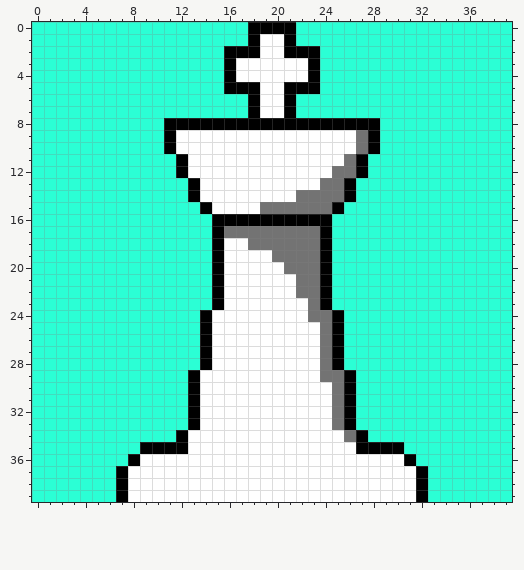
Pixel-art file, stored at assets/king.ase. The picture above was drawn from the file before the commit.
40x40 pixels, 1 frame.
After:
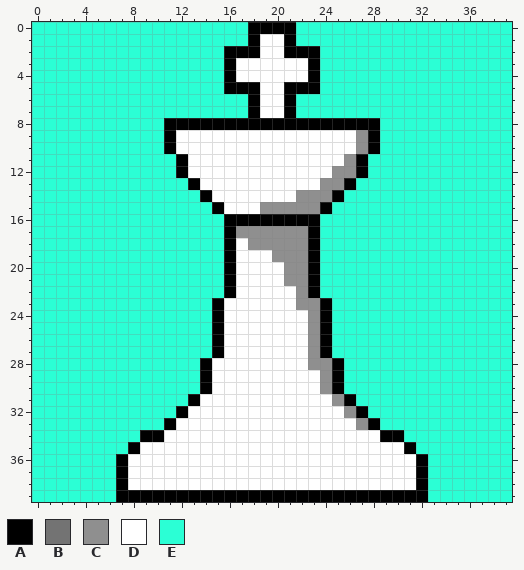
Palette (. is transparent): A #000000  B #737373  C #8f8f8f  D #ffffff  E #2bffd5
Change:
y 9..10: x 27 B -> C
y 11: x 26 B -> C
y 12: x 25..26 BB -> CC
y 13: x 24..25 BB -> CC
y 14: x 13..14 AD -> EA; x 22..26 BBBBA -> CCCAE
y 15: x 14..15 AD -> EA; x 19..25 BBBBBBA -> CCCCCAE
y 16: x 15 A -> E; x 24 A -> E
y 17: x 15..24 ABBBBBBBBA -> EACCCCCCAE
y 18: x 15..16 AD -> EA; x 18..24 BBBBBBA -> CCCCCAE
y 19: x 15..16 AD -> EA; x 20..24 BBBBA -> CCCAE
y 20: x 15..16 AD -> EA; x 21..24 BBBA -> CCAE
y 21: x 15..16 AD -> EA; x 21..24 DBBA -> CCAE
y 22: x 15..16 AD -> EA; x 22..24 BBA -> CAE
y 23: x 22..23 DB -> CC
y 24: x 14..15 AD -> EA; x 23..25 BBA -> CAE
y 25..27: x 14..15 AD -> EA; x 23..25 DBA -> CAE
y 28: x 23..24 DB -> CC
y 29: x 13..14 AD -> EA; x 24..26 BBA -> CAE
y 30: x 13..14 AD -> EA; x 24..26 DBA -> CAE
y 31: x 25 B -> C
y 32: x 12..13 EA -> AD; x 25..27 BAE -> DCA
y 33: x 11..13 EEA -> ADD; x 25..28 BAEE -> DDCA
y 34: x 9..12 EEEA -> AADD; x 26..30 BAEEE -> DDDAA
y 35: x 8..12 EAAAA -> ADDDD; x 27..31 AAAAE -> DDDDA
y 36: x 7..8 EA -> AD; x 31..32 AE -> DA
y 39: x 8..31 DDDDDDDDDDDDDDDDDDDDDDDD -> AAAAAAAAAAAAAAAAAAAAAAAA
Pixel boxes of the changes (left, top, right, bottom) in both pictures:
changed: (116, 130, 428, 502)
